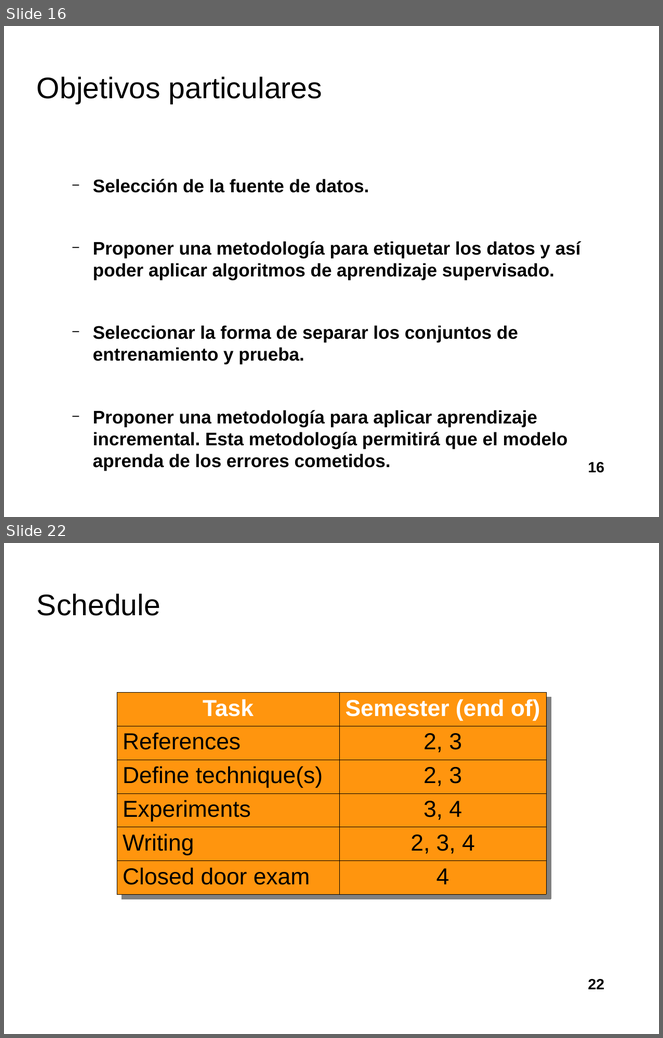
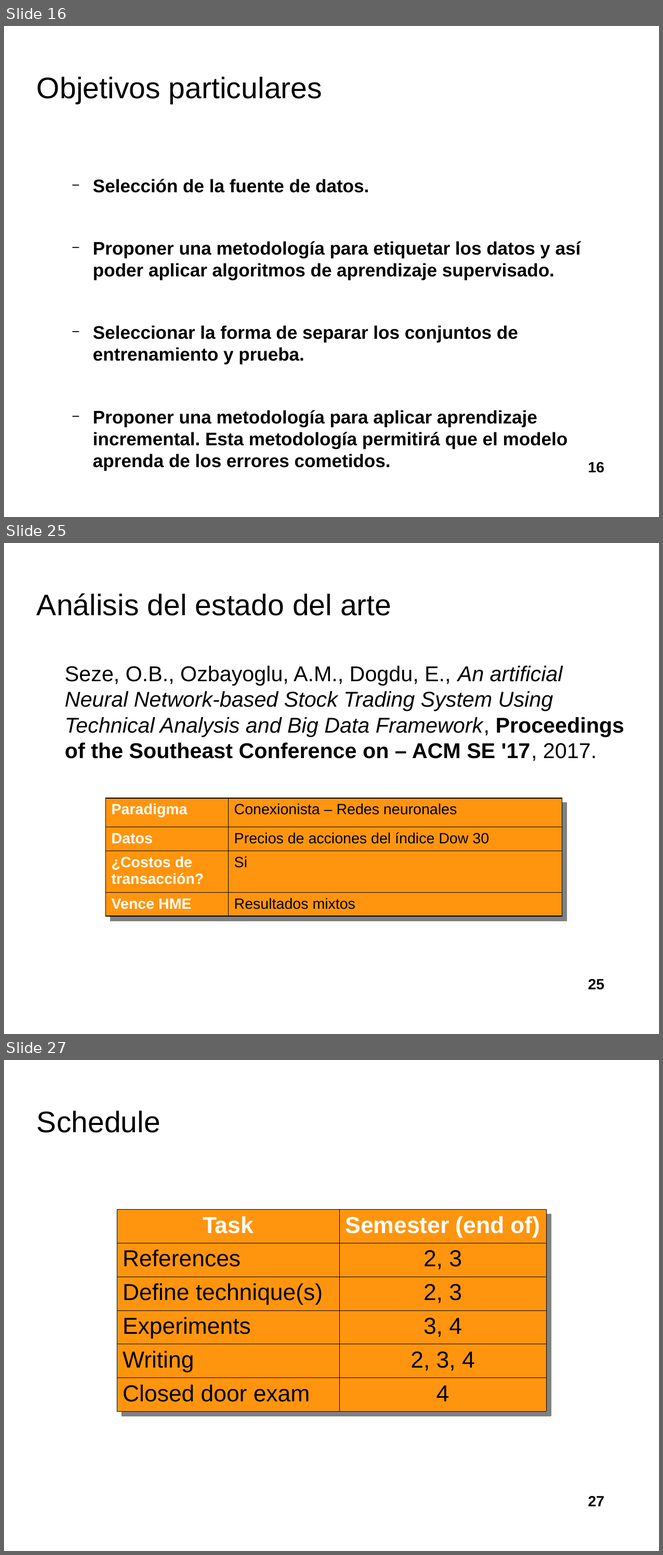
Before and after one commit to davidrmh/Thesis, a slide deck: presentaciones_finales/presentacion_seminario_B19.odp. Shown one above the other, each under a label of ours: slides 16 and 22 before the commit, slides 16, 25 and 27 after it; the slides between them are not shown. The pictures are 663x1038 and 663x1555 pixels, drawn with LibreOffice and Linux fonts; fonts in the diff are those of the drawing; background and template pictures are left out. Boxes give left, top, right and bottom in pixels: in the first picture for what was removed or moved away, otherwise in the second. Text is boxed around its words. In the diff, an @@ line names an element or a change of style, - is before the commit and + after.

Commit message:
Agrega estado del arte

```diff
--- a/presentaciones_finales/presentacion_seminario_B19.odp
+++ b/presentaciones_finales/presentacion_seminario_B19.odp
@@ slide 25 added at bbox=[4, 543, 659, 1034], background picture (left out) @@
@@ title added at bbox=[37, 593, 391, 616], 36 pt, text #000000 @@
+Análisis del estado del arte
@@ text added at bbox=[65, 666, 625, 761], 26 pt, text #000000, italic @@
+Seze, O.B., Ozbayoglu, A.M., Dogdu, E., An artificial Neural Network-based Stock Trading System Using Technical Analysis and Big Data Framework, Proceedings of the Southeast Conference on – ACM SE '17, 2017.
@@ table added at bbox=[106, 799, 562, 913], 4 rows, 2 columns @@
+Paradigma | Conexionista – Redes neuronales
+Datos | Precios de acciones del índice Dow 30
+¿Costos de transacción? | Si
+Vence HME | Resultados mixtos
@@ page number added at bbox=[588, 979, 605, 990], 18 pt, text #000000, bold @@
+25
@@ what was slide 22 is now slide 27 @@
@@ page number at bbox=[588, 1496, 605, 1507]: text changed @@
-22
+27
```
Also in this commit, not shown: 3 slides changed, 6 other slides added, 2 slides removed, 1 other file.
